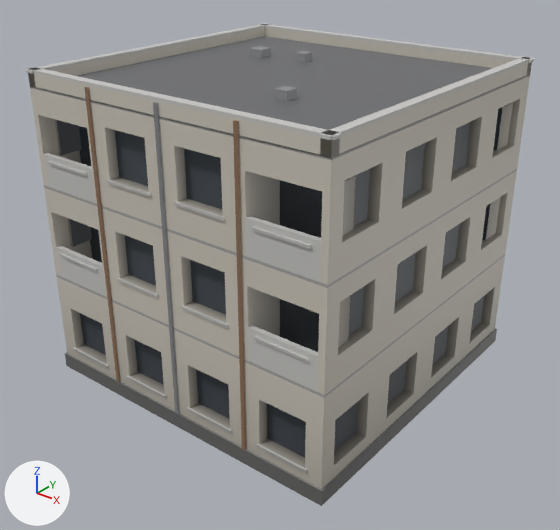
The glTF model assets/props/building_corner.glb: old version first, new version second.
The view is the same before and after, from a 50 mm lens placed at (14.83, -18.92, 15.19), pointed at (0.21, -0.65, 3.86). The axes (+X, +Y, +Z) are drawn at lower left. The lights are the same throughout. The picture after the commit comes second. Vertices at exactly the same position are counted once.

Objects in the first picture: 'building_corner'.
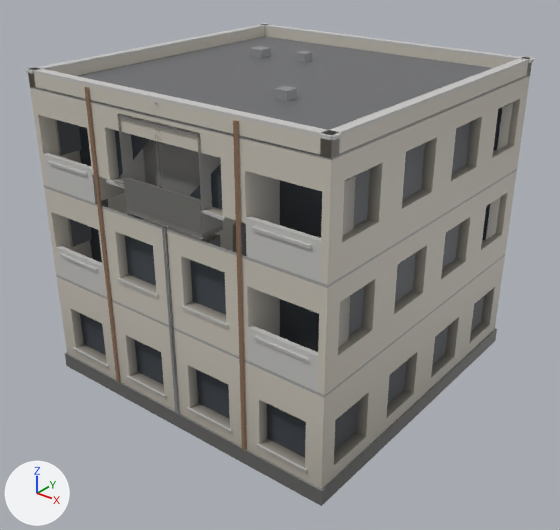
Pixel boxes (x1, y1, x2, y2) of what changed, in the pictures (560 x 530 px):
part 1 of me_building_corner, added
    after: (127, 208, 223, 239)
part 2 of me_building_corner, added
    after: (118, 114, 200, 137)
part 3 of me_building_corner, added
    after: (124, 177, 202, 234)
part 4 of me_building_corner, reshaped
    before: (92, 103, 247, 406)
    after: (117, 114, 223, 239)

What the commit changed:
me_building_corner is used by ob_building_corner; location (0.0, 0.0, 0.0).
me_building_corner had 928 vertices, 1412 faces and spanned x -5.57..5.57, y -5.53..5.53, z 0.0..10.39.
me_building_corner now has 981 vertices, 1437 faces and spans x -5.57..5.57, y -5.53..5.53, z 0.0..10.39.
me_building_corner part 1: a new loose piece, a box spanning x -1.5..1.5, y -5.51..-4.75, z 6.86..7.0, in mat_defaultmaterial.
me_building_corner part 2: a new loose piece, a box spanning x -1.5..1.5, y -5.51..-4.75, z 9.61..9.71, in mat_defaultmaterial.
me_building_corner part 3: a new loose piece, a box spanning x -1.48..1.48, y -5.532..-5.442, z 7.0..7.92, in mat_defaultmaterial.
Part 4, on me_building_corner:
7 vertices are removed from x -0.56..0.56, y -5.52..-5.12, z 7.57..9.21.
32 faces are deleted.
8 vertices are added at x -1.5..1.5, y -5.53..-4.73, z 6.86..9.71.
10 new faces join them.
Other edits to the shape of me_building_corner do not show in these pictures.
